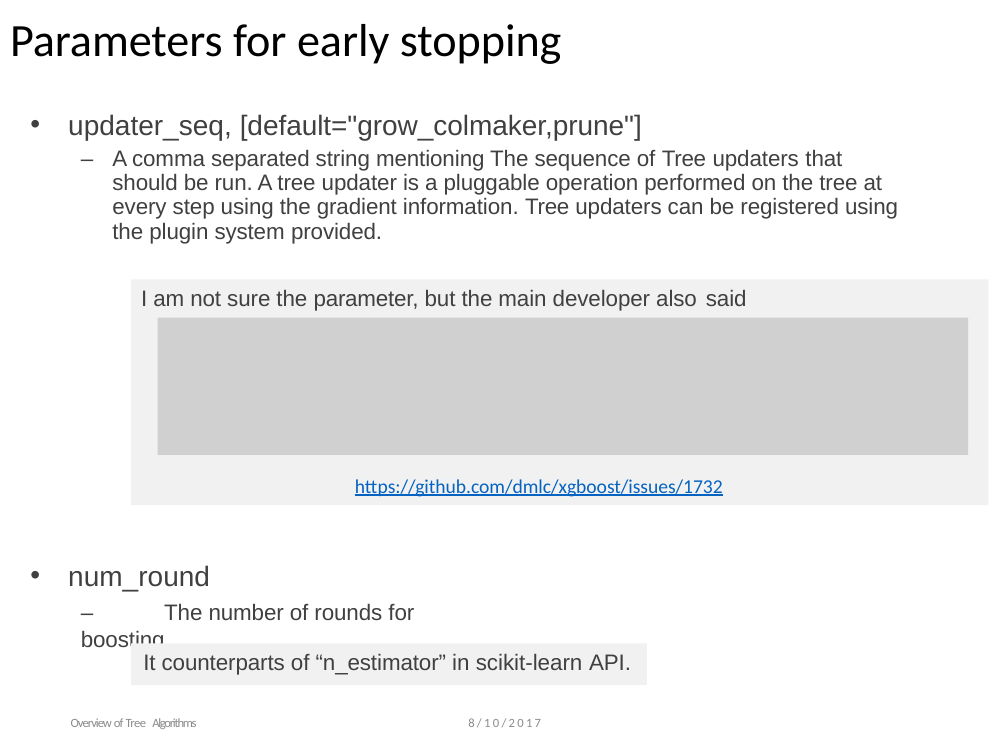
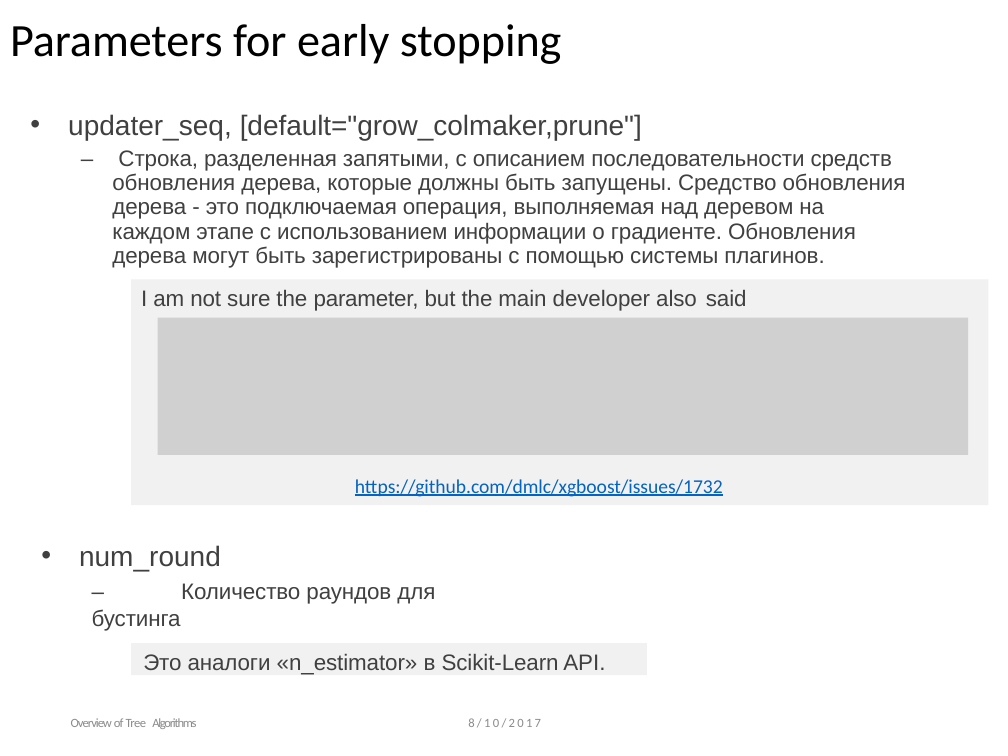
Before and after one commit to ulstu/ml, a slide deck: slide 34 of ml_course_ru/lecture12. Gradient boosting/Lecture 12. From Decision Tree to XGBoost.pptx. Drawn at 1008x756 pixels with LibreOffice and Linux fonts; fonts in the diff are those of the drawing; grey boxes stand for pictures; background and template pictures are left out. Boxes give left, top, right and bottom in pixels: in the first picture for what was removed or moved away, otherwise in the second. Text is boxed around its words. In the diff, an @@ line names an element or a change of style, - is before the commit and + after.

```diff
--- a/ml_course_ru/lecture12. Gradient boosting/Lecture 12. From Decision Tree to XGBoost.pptx
+++ b/ml_course_ru/lecture12. Gradient boosting/Lecture 12. From Decision Tree to XGBoost.pptx
@@ text at bbox=[112, 150, 906, 268]: text changed @@
-– A comma separated string mentioning The sequence of Tree updaters that should be run. A tree updater is a pluggable operation performed on the tree at every step using the gradient information. Tree updaters can be registered using the plugin system provided.
+– Строка, разделенная запятыми, с описанием последовательности средств обновления дерева, которые должны быть запущены. Средство обновления дерева - это подключаемая операция, выполняемая над деревом на каждом этапе с использованием информации о градиенте. Обновления дерева могут быть зарегистрированы с помощью системы плагинов.
@@ text "num_round": place and size @@
-text "num_round" at bbox=[68, 565, 414, 647]
+text "num_round" at bbox=[79, 545, 435, 631]
@@ text at bbox=[92, 583, 435, 631]: text changed @@
-– The number of rounds for boosting
+– Количество раундов для бустинга
@@ rectangle "Это аналоги «n_estimator» в Scikit-Learn ...": place and size @@
-rectangle "Это аналоги «n_estimator» в Scikit-Learn ..." at bbox=[131, 643, 647, 685]
+rectangle "Это аналоги «n_estimator» в Scikit-Learn ..." at bbox=[131, 643, 647, 675]
@@ text in rectangle at bbox=[143, 654, 605, 675]: text changed @@
-It counterparts of “n_estimator” in scikit-learn API.
+Это аналоги «n_estimator» в Scikit-Learn API.
```
Also in this commit, not shown: 30 other slides changed, 5 slides added, 5 slides removed, 27 other files.
